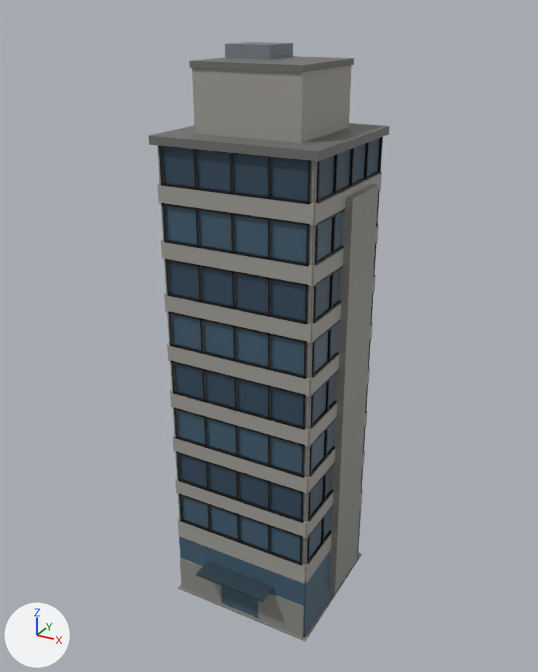
What one commit did to the glTF model assets/models/town_city_tower.glb.
Rendered twice from a 50 mm camera at (21.5, -39.6, 39.4) aimed at (-0.1, -0.4, 19.8). Lighting does not change. The marker at lower left points along +X, +Y and +Z. The older version comes first. Vertices at exactly the same position are counted once.

The first picture shows 'prop'.
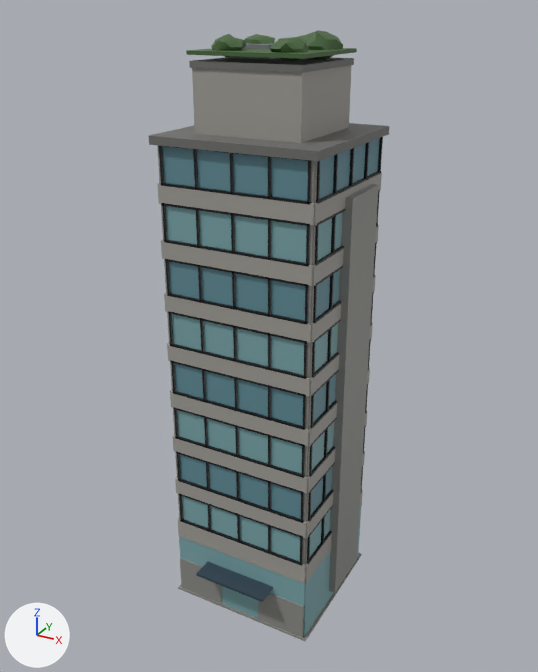
Pixel boxes (x1, y1, x2, y2) of what changed, in the pictures (538 x 672 px):
'prop', reshaped: before (149, 42, 389, 641); after (149, 30, 389, 641)
part 1 of me_prop, added: after (186, 48, 357, 59)
part 2 of me_prop, added: after (211, 34, 246, 57)
part 3 of me_prop, added: after (270, 37, 309, 61)
part 4 of me_prop, added: after (245, 34, 275, 44)
part 5 of me_prop, added: after (298, 30, 343, 60)
part 6 of me_prop, recoloured (dark blue to cyan): (162, 138, 380, 636) in both

The change in detail:
me_prop is used by ob_prop; location (0.0, 0.0, 0.0).
me_prop had 2568 vertices, 3852 faces and spanned x -5.3..5.5, y -6.2..5.1, z 0.0..37.5.
me_prop now has 2744 vertices, 4184 faces and spans x -5.3..5.5, y -6.2..5.1, z 0.0..38.2.
me_prop part 1: a new loose piece, a box spanning x -3.6..3.6, y -3.42..3.42, z 37.04..37.26, in mat_defaultmaterial.
me_prop part 2: a new loose piece of 42 vertices spanning x -2.8..-0.8, y -2.7..-0.7, z 36.9..38.1, in mat_defaultmaterial.
me_prop part 3: a new loose piece of 42 vertices spanning x 0.9..2.9, y -2.9..-0.9, z 36.8..38.0, in mat_defaultmaterial.
me_prop part 4: a new loose piece of 42 vertices spanning x -2.9..-0.9, y 0.9..2.8, z 36.9..38.0, in mat_defaultmaterial.
me_prop part 5: a new loose piece of 42 vertices spanning x 0.6..3.3, y 0.3..3.1, z 36.6..38.2, in mat_defaultmaterial.
me_prop part 6: 432 kept faces spanning x -5.1..5.1, y -4.8..4.8, z 0.1..32.3 get new vertex colours; the middle colour goes from dark blue #425d6f to cyan #7aa5a9.
